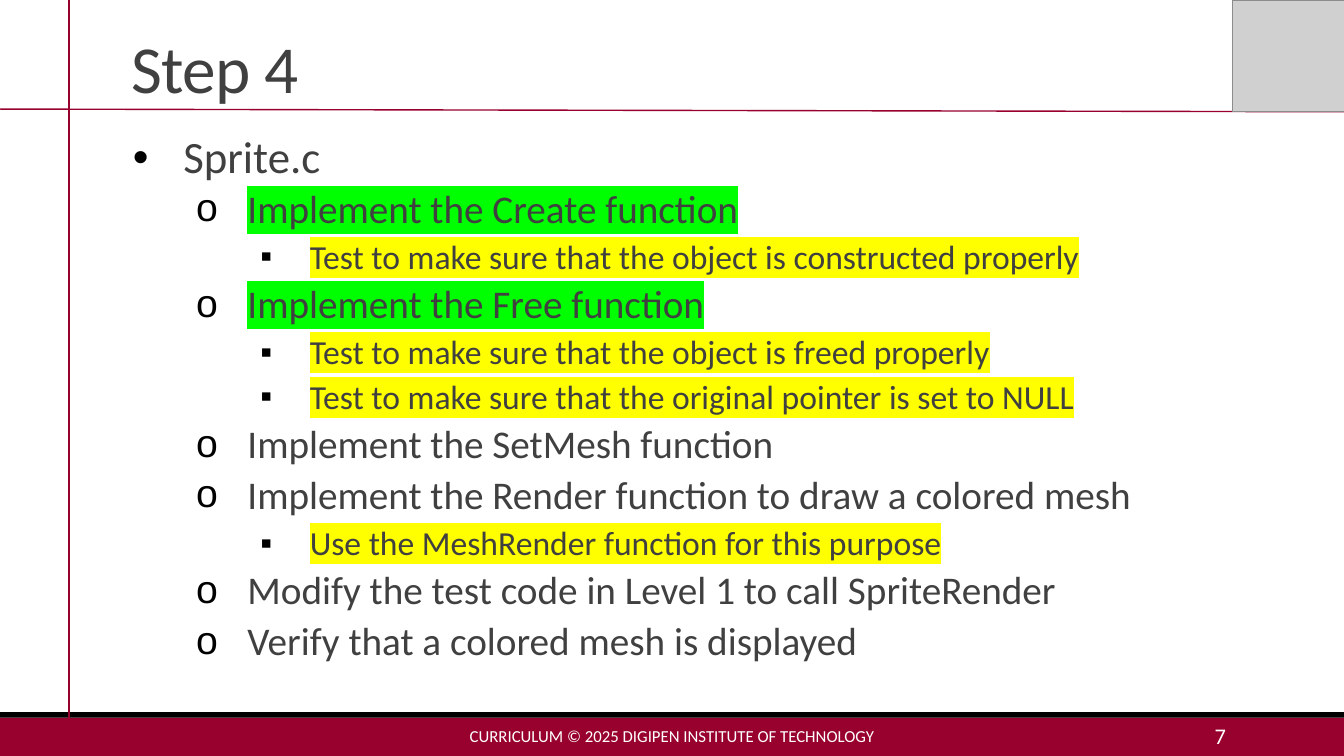
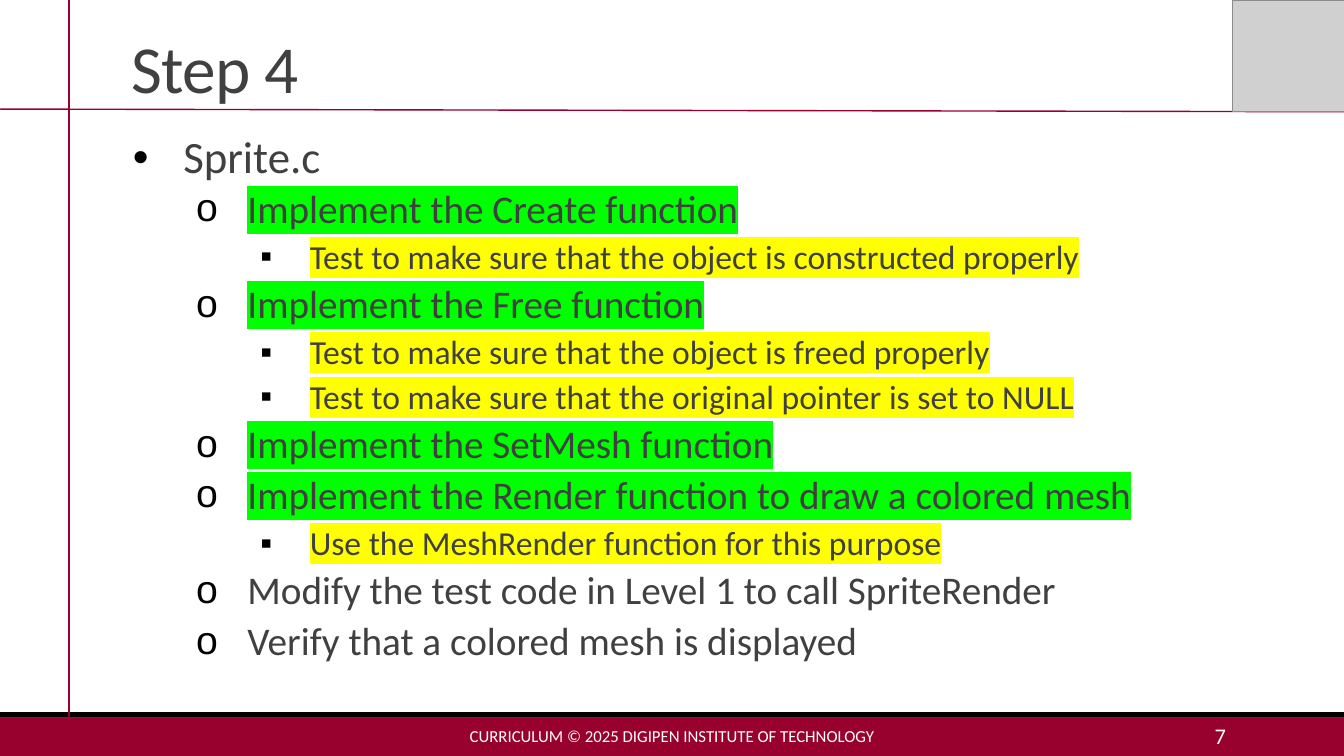
Before and after one commit to MakoJBryant/cs-230-project-game-engine, a slide deck: slide 7 of Project2-Lecture.pptx. Drawn at 1344x756 pixels with LibreOffice and Linux fonts; fonts in the diff are those of the drawing; grey boxes stand for pictures. Boxes give left, top, right and bottom in pixels: in the first picture for what was removed or moved away, otherwise in the second. Text is boxed around its words. In the diff, an @@ line names an element or a change of style, - is before the commit and + after.

Commit message:
🧠 implement void SpriteRender(const Sprite* sprite, Transform* transform)

```diff
--- a/Project2-Lecture.pptx
+++ b/Project2-Lecture.pptx
@@ text at bbox=[247, 430, 1131, 516]: highlight none to #00FF00 in "Implement the SetMesh function", "Implement the Render function to draw a ..." @@
```
Also in this commit, not shown: 2 other files.
